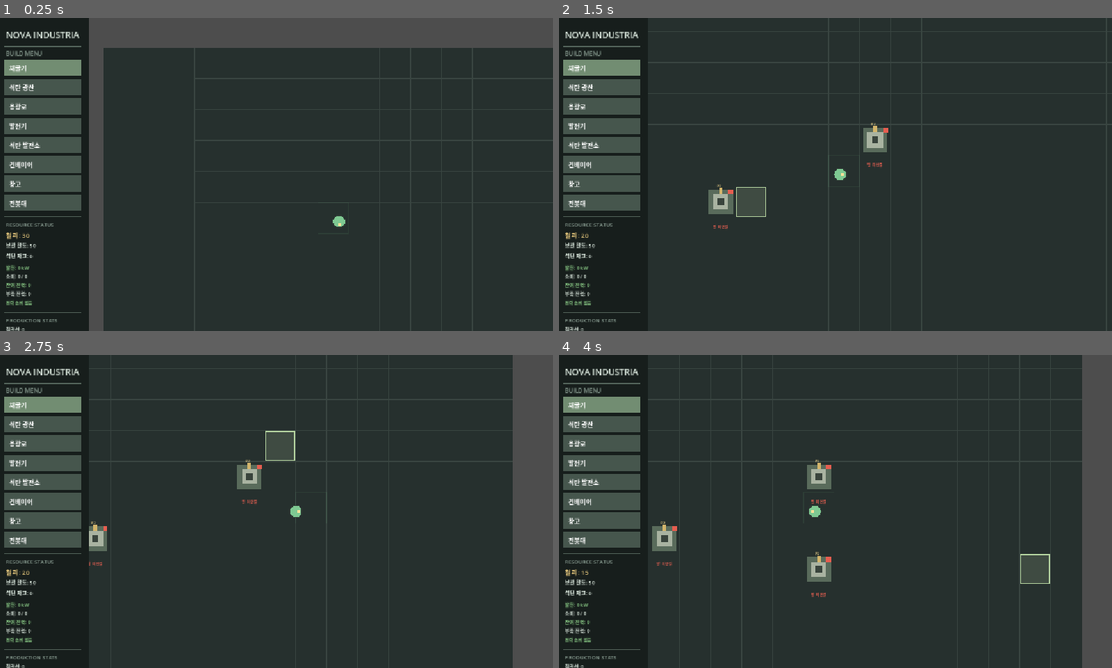
Above: before the commit, frames 1-4 (two rows, left to right).
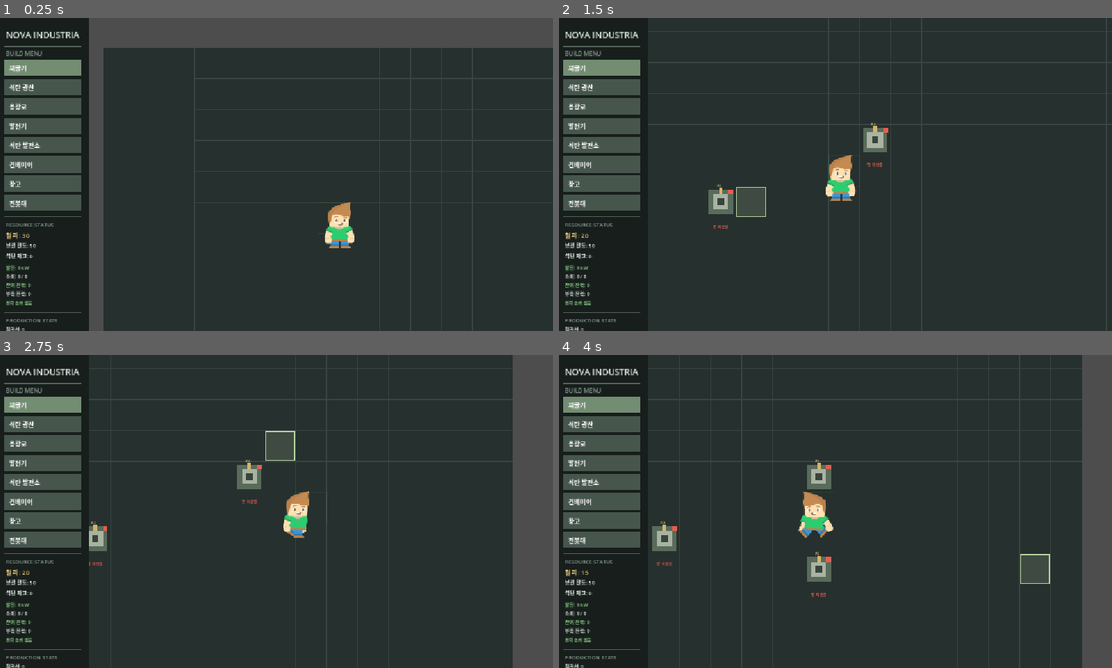
Above: after the commit, the same moments.

Repository: UP024365/nova-test
Game: Godot game, scene res://factory_nodes/factory_game.tscn
Two runs of this game, one before a commit and one after it. Both use one fixed random seed, a clock stepped at 60 frames per second and the inputs below.
Inputs (mouse positions are in pixels of both pictures, inside the frame that each line leads up to):
- Up to frame 1 (0.25 s): no input
- Up to frame 2 (1.5 s): tap Enter at 0.5 s; move the mouse to (957, 158) at 0.52 s; hold D 0.53-1.25 s; tap V at 0.6 s; click (957, 158) at 0.67 s; drag from (724, 190) to (807, 237) at 1.27 s
- Up to frame 3 (2.75 s): move the mouse to (331, 442) at 2.02 s; hold D from 2.03 s (still down); tap 1 at 2.1 s
- Up to frame 4 (4 s): release D at 2.75 s; drag from (807, 574) to (669, 464) at 2.77 s; move the mouse to (1001, 558) at 3.52 s; hold A from 3.53 s (still down); tap 3 at 3.6 s

The runs differ from the first frame. In frame 1, 0.6% of the frame differs, in the area x 58-65%, y 58-74%; in frame 2, 0.6%; in frame 3, 0.5%; in frame 4, 0.6%.

Commit message:
Add files via upload

Diff:
--- a/factory_nodes/Player.gd
+++ b/factory_nodes/Player.gd
@@ -3,18 +3,20 @@
 
 const FactoryGame = preload("res://factory_nodes/factory_game.gd")
 @onready var game: FactoryGame = get_parent() as FactoryGame
+@onready var sprite: AnimatedSprite2D = $AnimatedSprite2D
 
 const MOVE_SPEED: float = 240.0
 const PLAYER_SIZE: float = 14.0
 
 var player_cell: Vector2i = Vector2i.ZERO
-var look_direction: Vector2 = Vector2.DOWN
 
 
 func _ready() -> void:
 	# 초기 시작 위치: UI 영역 우측 타일 중앙 부근
 	position = Vector2(FactoryGame.UI_WIDTH + 300, 360)
 	player_cell = game.get_grid_cell(position)
+	if sprite:
+		sprite.play("idle")
 
 
 func update_player(delta: float) -> void:
@@ -29,13 +31,24 @@
 	if Input.is_key_pressed(KEY_D) or Input.is_key_pressed(KEY_RIGHT):
 		move_vec.x += 1.0
 
+	# 이동 및 스프라이트 애니메이션 제어
 	if move_vec != Vector2.ZERO:
 		move_vec = move_vec.normalized()
-		look_direction = move_vec
+
+		if sprite:
+			if move_vec.y < 0: # 위로 이동 (뒷모습)
+				sprite.play("walk_up")
+				sprite.flip_h = false
+			elif move_vec.y > 0 and abs(move_vec.x) < 0.1: # 정면 아래로 이동
+				sprite.play("idle")
+				sprite.flip_h = false
+			else: # 좌우 이동
+				sprite.play("walk_side")
+				sprite.flip_h = (move_vec.x < 0) # 왼쪽으로 갈 때 좌우 반전
 
 		var target_pos: Vector2 = position + move_vec * MOVE_SPEED * delta
 
-		# UI 패널(좌측 190px) 및 상단 경계 침범 방지 (우측·하단은 카메라 확장을 위해 개방)
+		# UI 패널(좌측 190px) 및 상단 경계 침범 방지
 		target_pos.x = maxf(target_pos.x, FactoryGame.UI_WIDTH + PLAYER_SIZE)
 		target_pos.y = maxf(target_pos.y, PLAYER_SIZE)
 
@@ -50,24 +63,22 @@
 
 		if can_move:
 			position = target_pos
+	else:
+		if sprite:
+			sprite.play("idle")
 
 	player_cell = game.get_grid_cell(position)
 
 
 func _draw() -> void:
-	# 플레이어가 밟고 있는 그리드 셀 하이라이트 (로컬 좌표 변환)
+	# 플레이어가 서 있는 타일 하이라이트 (본체는 AnimatedSprite2D가 출력)
 	var cell_center: Vector2 = game.grid_to_screen(player_cell) - position
 	draw_rect(
-		Rect2(cell_center - Vector2(FactoryGame.GRID_SIZE / 2.0, FactoryGame.GRID_SIZE / 2.0), Vector2(FactoryGame.GRID_SIZE, FactoryGame.GRID_SIZE)),
+		Rect2(
+			cell_center - Vector2(FactoryGame.GRID_SIZE / 2.0, FactoryGame.GRID_SIZE / 2.0),
+			Vector2(FactoryGame.GRID_SIZE, FactoryGame.GRID_SIZE)
+		),
 		Color(0.5, 0.9, 0.6, 0.08),
 		false,
 		1.5
 	)
-
-	# 플레이어 외곽선 및 본체 (중심 0, 0)
-	draw_circle(Vector2.ZERO, PLAYER_SIZE, Color("#2e3934"))
-	draw_circle(Vector2.ZERO, PLAYER_SIZE - 2.0, Color("#7ec992"))
-
-	# 이동 방향을 바라보는 바이저(눈)
-	var eye_offset: Vector2 = look_direction * 5.0
-	draw_rect(Rect2(eye_offset - Vector2(3, 3), Vector2(6, 6)), Color("#ffe19a"))
--- a/factory_nodes/factory_game.tscn
+++ b/factory_nodes/factory_game.tscn
@@ -7,7 +7,41 @@
 [ext_resource type="Script" uid="uid://bj30up1xd34de" path="res://factory_nodes/progress.gd" id="5"]
 [ext_resource type="Script" uid="uid://bct0ik4knuwn" path="res://factory_nodes/hud.gd" id="6"]
 [ext_resource type="Script" uid="uid://x1joca6bj67e" path="res://factory_nodes/world_view.gd" id="7"]
+[ext_resource type="Texture2D" uid="uid://bfrgxbr8dlffp" path="res://assets/sprites/player/player_idle.png" id="8_stlnn"]
 [ext_resource type="Script" uid="uid://dng34bfvos1um" path="res://factory_nodes/Player.gd" id="8_xtijr"]
+[ext_resource type="Texture2D" uid="uid://bs77a5lkmwac8" path="res://assets/sprites/player/player_walk1.png" id="9_vvqe7"]
+[ext_resource type="Texture2D" uid="uid://bnfi7v1ncafma" path="res://assets/sprites/player/player_walk2.png" id="10_jli36"]
+[ext_resource type="Texture2D" uid="uid://bowdtt8vydahi" path="res://assets/sprites/player/player_back.png" id="11_hjs3v"]
+
+[sub_resource type="SpriteFrames" id="SpriteFrames_5h11f"]
+animations = [{
+"frames": [{
+"duration": 1.0,
+"texture": ExtResource("8_stlnn")
+}],
+"loop": 1,
+"name": &"idle",
+"speed": 5.0
+}, {
+"frames": [{
+"duration": 1.0,
+"texture": ExtResource("9_vvqe7")
+}, {
+"duration": 1.0,
+"texture": ExtResource("10_jli36")
+}],
+"loop": 1,
+"name": &"walk_side",
+"speed": 5.0
+}, {
+"frames": [{
+"duration": 1.0,
+"texture": ExtResource("11_hjs3v")
+}],
+"loop": 1,
+"name": &"walk_up",
+"speed": 5.0
+}]
 
 [node name="FactoryGame" type="Node2D" unique_id=2033913977]
 script = ExtResource("1")
@@ -33,6 +67,10 @@
 [node name="Camera2D" type="Camera2D" parent="Player" unique_id=2120511519]
 position_smoothing_enabled = true
 
+[node name="AnimatedSprite2D" type="AnimatedSprite2D" parent="Player" unique_id=3997935]
+sprite_frames = SubResource("SpriteFrames_5h11f")
+animation = &"walk_up"
+
 [node name="CanvasLayer" type="CanvasLayer" parent="." unique_id=1000240441]
 
 [node name="HUD" type="Node2D" parent="CanvasLayer" unique_id=846648701]
Binary file added: assets/sprites/player/player_action1.png
Not shown, added: assets/sprites/player/player_action1.png.import
Binary file added: assets/sprites/player/player_action2.png
Not shown, added: assets/sprites/player/player_action2.png.import
Binary file added: assets/sprites/player/player_back.png
Not shown, added: assets/sprites/player/player_back.png.import
Binary file added: assets/sprites/player/player_cheer1.png
Not shown, added: assets/sprites/player/player_cheer1.png.import
Binary file added: assets/sprites/player/player_cheer2.png
Not shown, added: assets/sprites/player/player_cheer2.png.import
Binary file added: assets/sprites/player/player_climb1.png
Not shown, added: assets/sprites/player/player_climb1.png.import
(and 36 more such lines)
